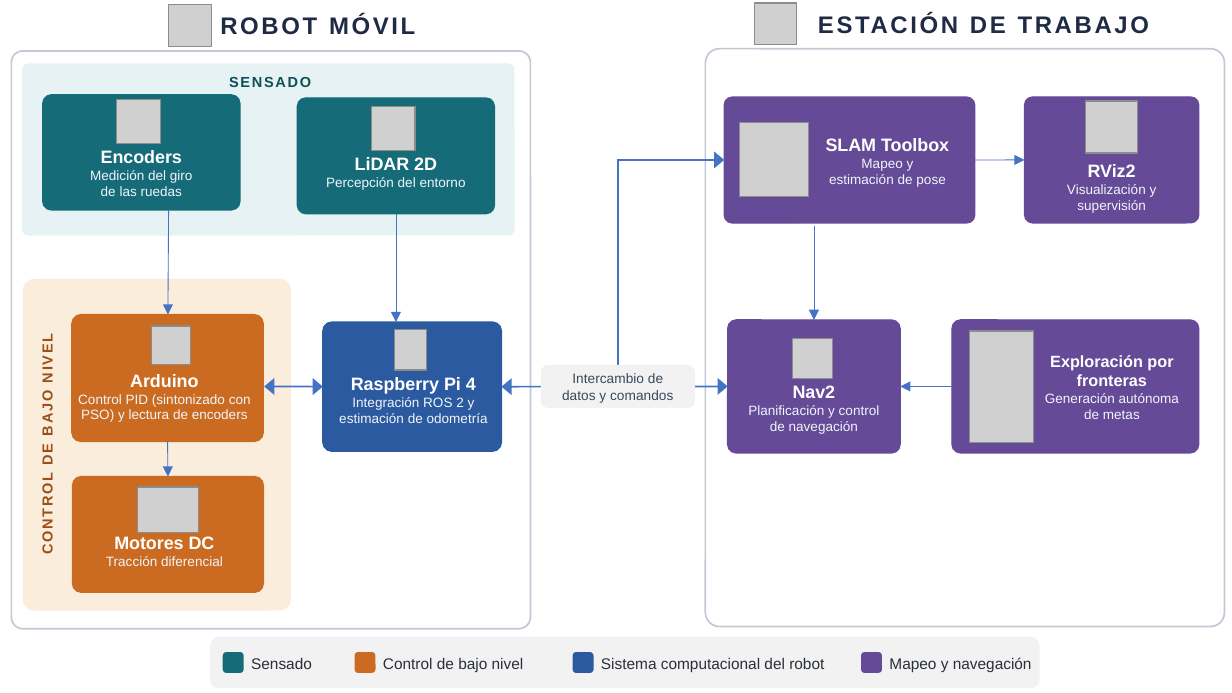
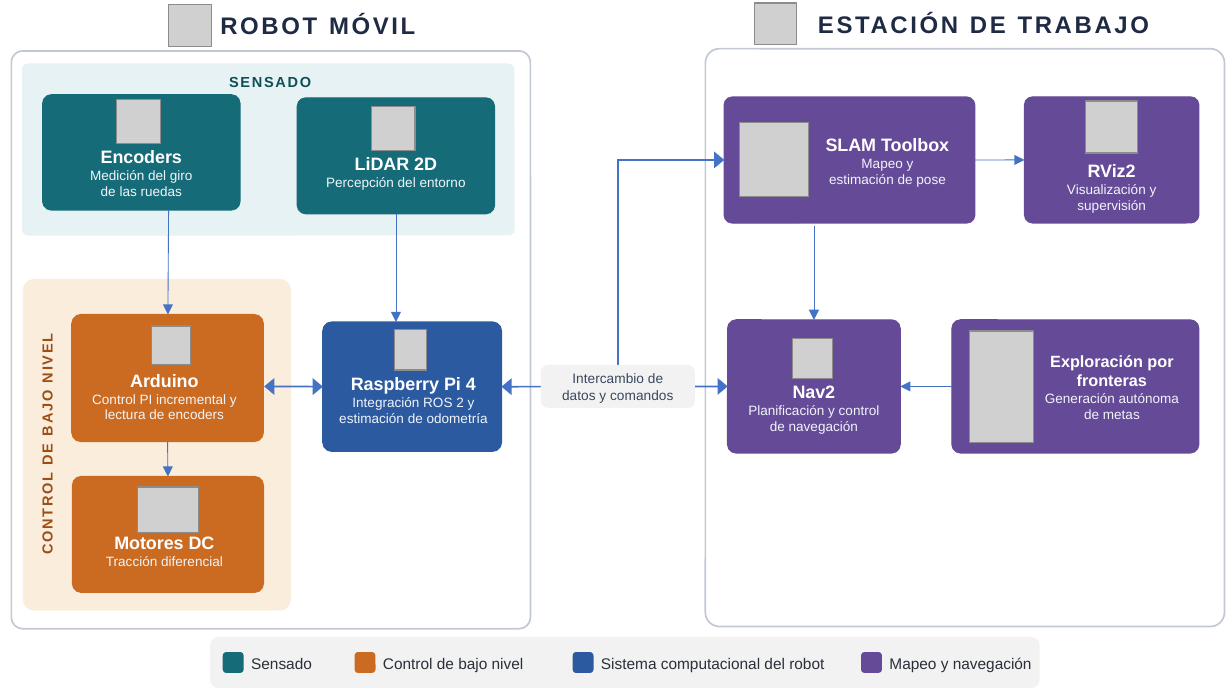
Before and after one commit to SVN11X/doc_tesis, a slide deck: slide 1 of 2.Texto/Imag/arquitectura_alto_nivel.pptx. Drawn at 1232x693 pixels with LibreOffice and Linux fonts; fonts in the diff are those of the drawing; grey boxes stand for pictures. Boxes give left, top, right and bottom in pixels: in the first picture for what was removed or moved away, otherwise in the second. Text is boxed around its words. In the diff, an @@ line names an element or a change of style, - is before the commit and + after.

```diff
--- a/2.Texto/Imag/arquitectura_alto_nivel.pptx
+++ b/2.Texto/Imag/arquitectura_alto_nivel.pptx
@@ text at [92, 394, 237, 419]: text changed @@
-Control PID (sintonizado con PSO) y lectura de encoders
+Control PI incremental y lectura de encoders
```
Also in this commit, not shown: 1 other file.
